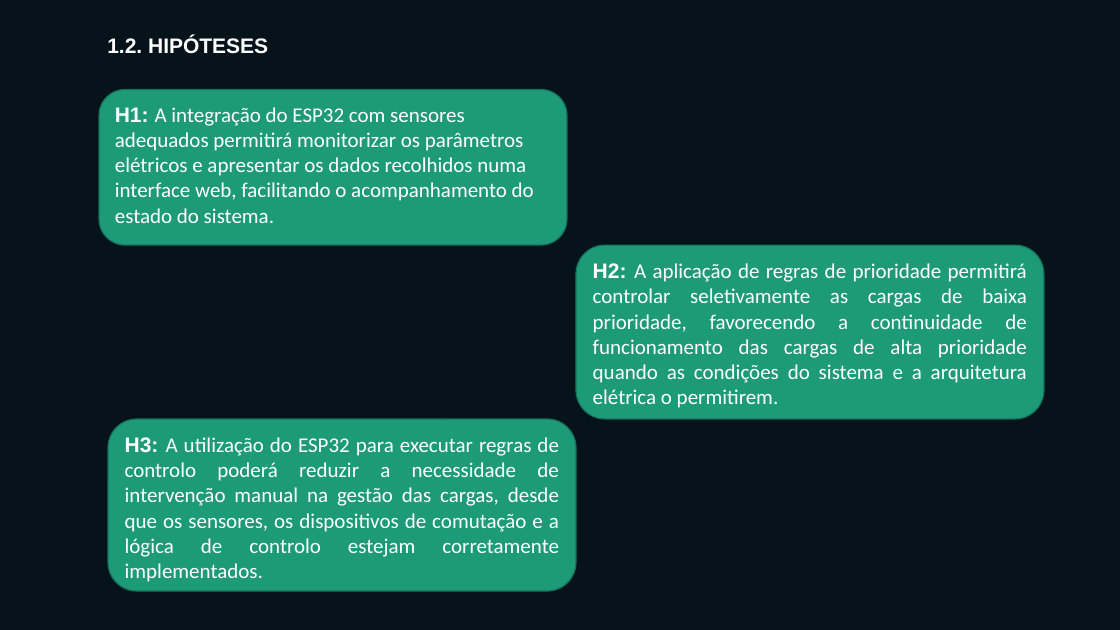
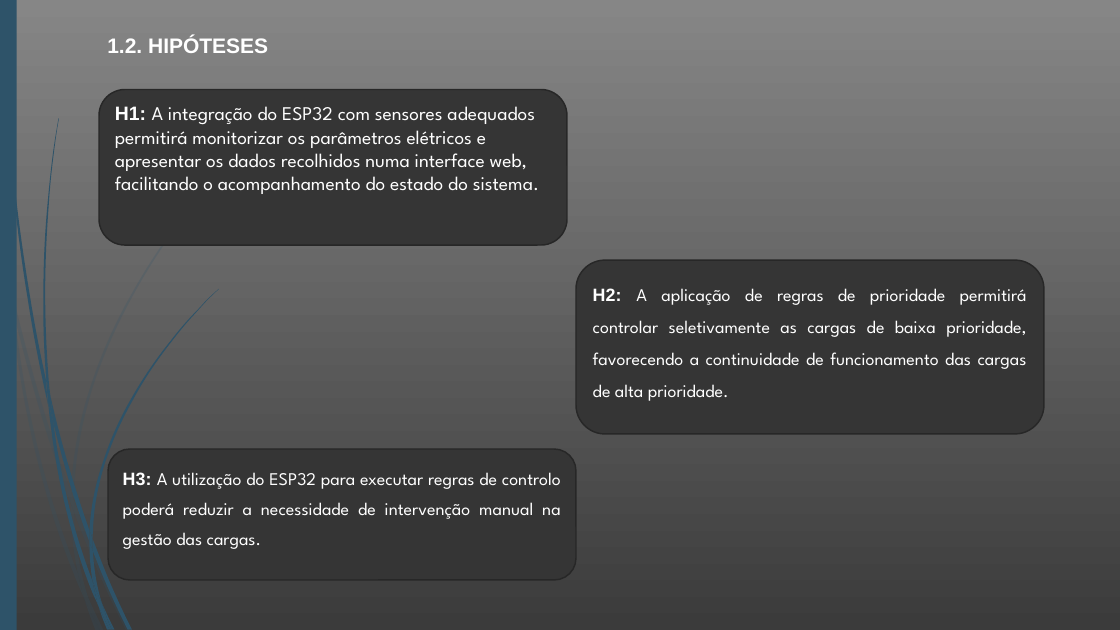
Before and after one commit to antoniosabino2026/BEENOUS, a slide deck: slide 5 of TCC/SLIDES/BEENOUS-Better-Energy-Efficiency.pptx. Drawn at 1120x630 pixels with LibreOffice and Linux fonts; fonts in the diff are those of the drawing. Boxes give left, top, right and bottom in pixels: in the first picture for what was removed or moved away, otherwise in the second. Text is boxed around its words. In the diff, an @@ line names an element or a change of style, - is before the commit and + after.

```diff
--- a/TCC/SLIDES/BEENOUS-Better-Energy-Efficiency.pptx
+++ b/TCC/SLIDES/BEENOUS-Better-Energy-Efficiency.pptx
@@ background #07131B to gradient #323232 to #242424 to #3B3B3B to #868686 @@
@@ rectangle added at (0, 0, 17, 630), fill #2E5369 @@
@@ rounded rectangle "H1: A integração do ESP32 ..." at (99, 90, 567, 245): size 18 to 16.6 pt, font Calibri to League Spartan; fill #1D9A78 to #353535; outline #157259 1 pt to #272727 1.25 pt @@
@@ rounded rectangle "H2: A aplicação de regras ...": place and size @@
-rounded rectangle "H2: A aplicação de regras ..." at (576, 245, 1044, 419)
+rounded rectangle "H2: A aplicação de regras ..." at (576, 260, 1044, 434)
@@ rounded rectangle "H2: A aplicação de regras ..." at (576, 260, 1044, 434): fill #1D9A78 to #353535; outline #157259 1 pt to #272727 1.25 pt @@
@@ text in rounded rectangle at (593, 288, 1027, 401): text changed; size 18 to 15.3 pt; font Calibri to League Spartan @@
-H2: A aplicação de regras de prioridade permitirá controlar seletivamente as cargas de baixa prioridade, favorecendo a continuidade de funcionamento das cargas de alta prioridade quando as condições do sistema e a arquitetura elétrica o permitirem.
+H2: A aplicação de regras de prioridade permitirá controlar seletivamente as cargas de baixa prioridade, favorecendo a continuidade de funcionamento das cargas de alta prioridade.
@@ rounded rectangle "H3: A utilização do ESP32 ..." at (108, 450, 576, 581): fill #1D9A78 to #353535; outline #157259 1 pt to #272727 1.25 pt @@
@@ rounded rectangle "H3: A utilização do ESP32 ...": place and size @@
-rounded rectangle "H3: A utilização do ESP32 ..." at (108, 419, 576, 592)
+rounded rectangle "H3: A utilização do ESP32 ..." at (108, 450, 576, 581)
@@ text in rounded rectangle at (123, 472, 561, 549): text changed; size 18 to 15.3 pt; font Calibri to League Spartan @@
-H3: A utilização do ESP32 para executar regras de controlo poderá reduzir a necessidade de intervenção manual na gestão das cargas, desde que os sensores, os dispositivos de comutação e a lógica de controlo estejam corretamente implementados.
+H3: A utilização do ESP32 para executar regras de controlo poderá reduzir a necessidade de intervenção manual na gestão das cargas.
@@ group added at (0, 129, 262, 630): 10 freeform shapes @@
@@ group added at (3, 0, 218, 630): 12 freeform shapes @@
```
Also in this commit, not shown: 7 other slides changed, 9 other files.
